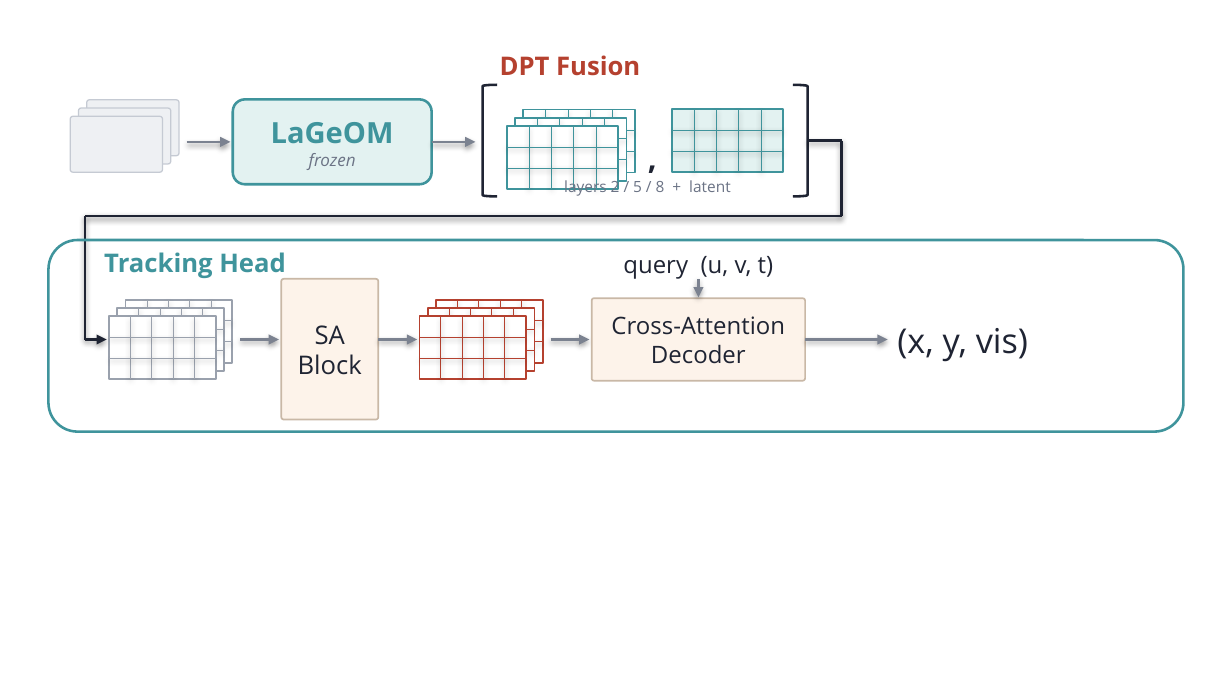
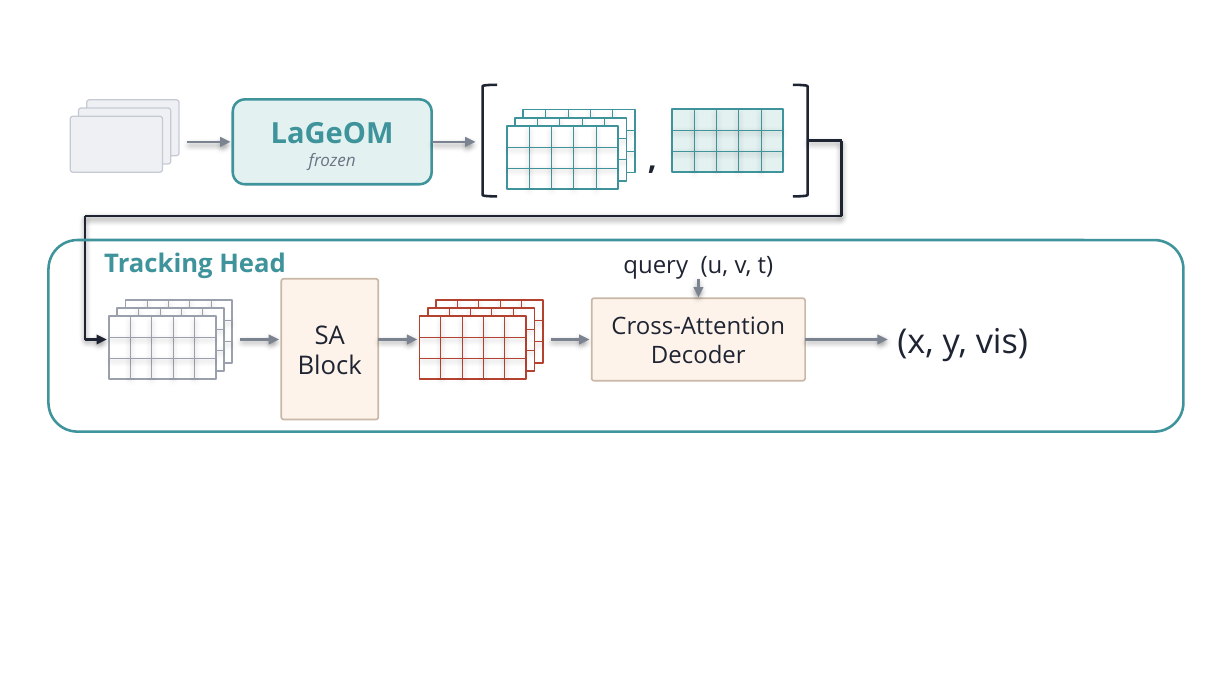
Before and after one commit to eric3wang/experiment-artifacts, a slide deck: slide 1 of labs_forum/track_head.pptx. Drawn at 1232x693 pixels with LibreOffice and Linux fonts; fonts in the diff are those of the drawing. Boxes give left, top, right and bottom in pixels: in the first picture for what was removed or moved away, otherwise in the second. Text is boxed around its words. In the diff, an @@ line names an element or a change of style, - is before the commit and + after.

Commit message:
Drop DPT fusion labels from tracking head diagram

```diff
--- a/labs_forum/track_head.pptx
+++ b/labs_forum/track_head.pptx
@@ text removed at box(500, 55, 640, 76) @@
-DPT Fusion
@@ text removed at box(564, 178, 730, 196) @@
-layers 2 / 5 / 8 + latent
```
